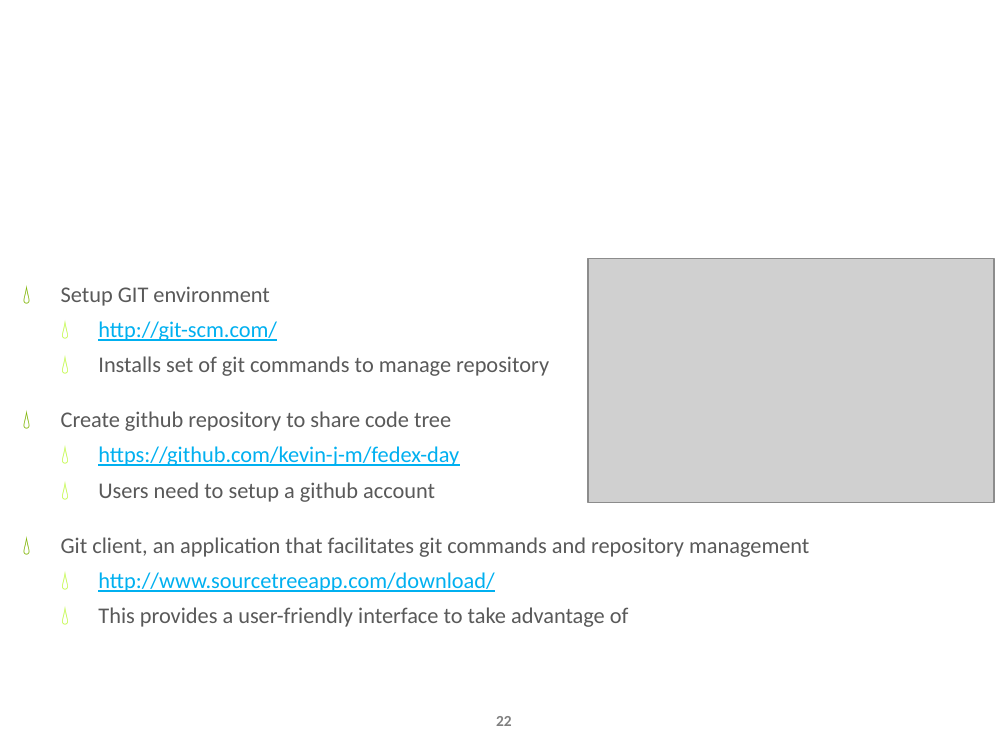
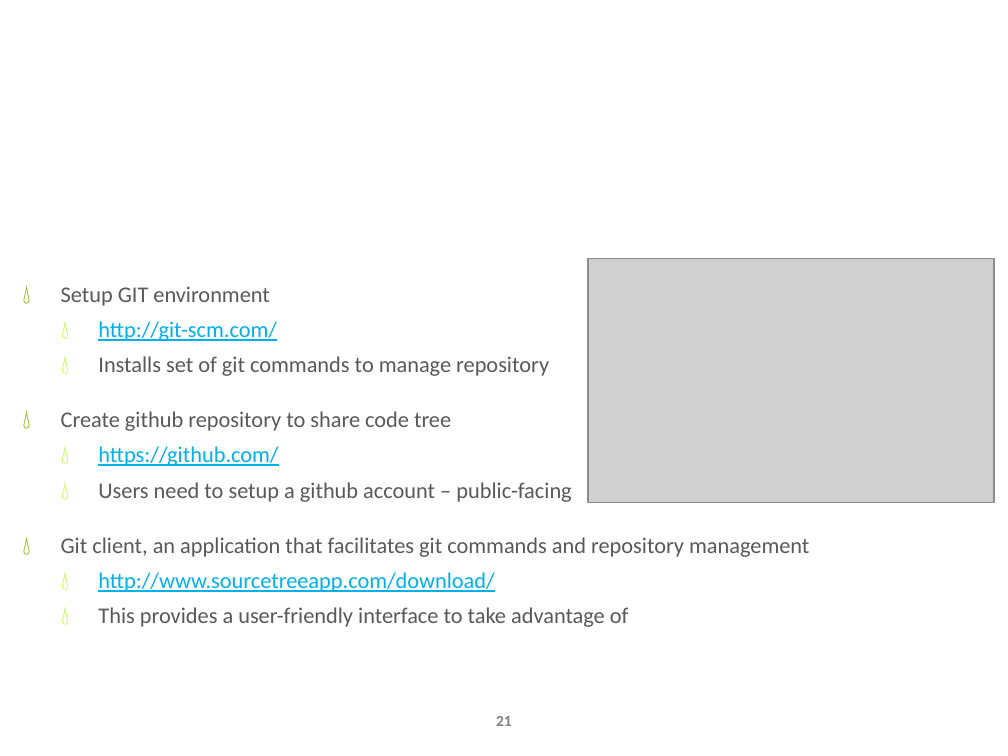
Before and after one commit to kevin-j-m/fedex-day, a slide deck: slide 21 of Fed Ex Days - Source Code Control presentation.pptx (slide 22 before the commit). Drawn at 1008x756 pixels with LibreOffice and Linux fonts; fonts in the diff are those of the drawing; grey boxes stand for pictures; background and template pictures are left out. Boxes give left, top, right and bottom in pixels: in the first picture for what was removed or moved away, otherwise in the second. Text is boxed around its words. In the diff, an @@ line names an element or a change of style, - is before the commit and + after.

```diff
--- a/Fed Ex Days - Source Code Control presentation.pptx
+++ b/Fed Ex Days - Source Code Control presentation.pptx
@@ text at (98, 446, 571, 502): text changed; text colour #00B0F0 to #595959 @@
-  💧 https://github.com/kevin-j-m/fedex-day
-  💧 Users need to setup a github account
+  💧 https://github.com/
+  💧 Users need to setup a github account – public-facing
@@ page number at (496, 716, 512, 726): text changed @@
-22
+21
```
Also in this commit, not shown: 1 other slide changed, 1 slide removed.
